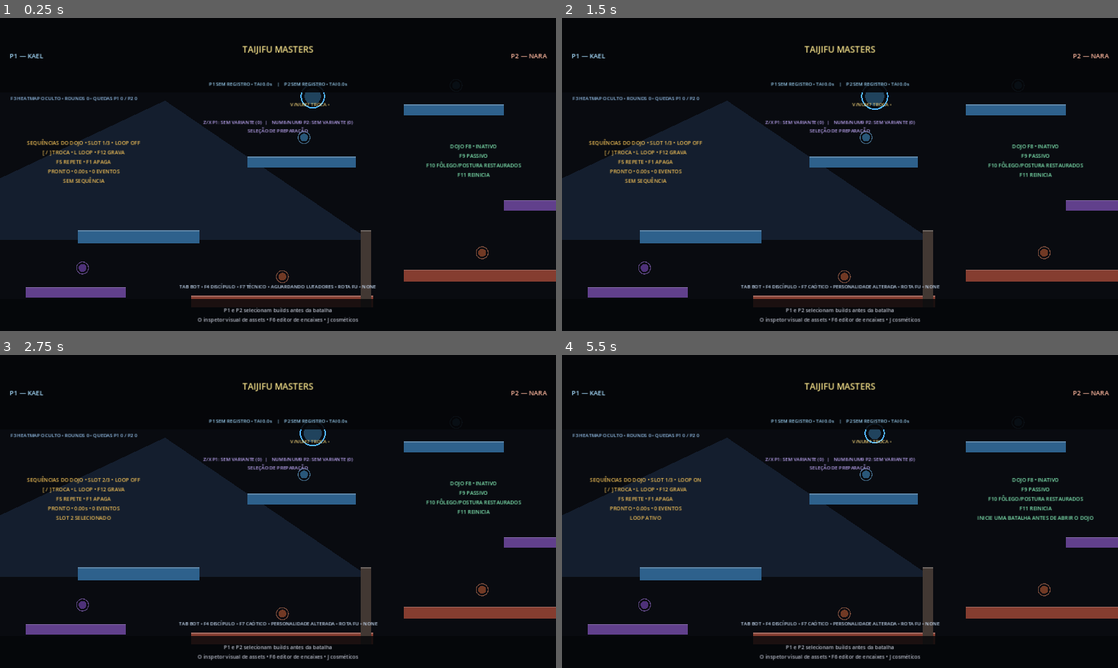
Above: before the commit, frames 1-4 (two rows, left to right).
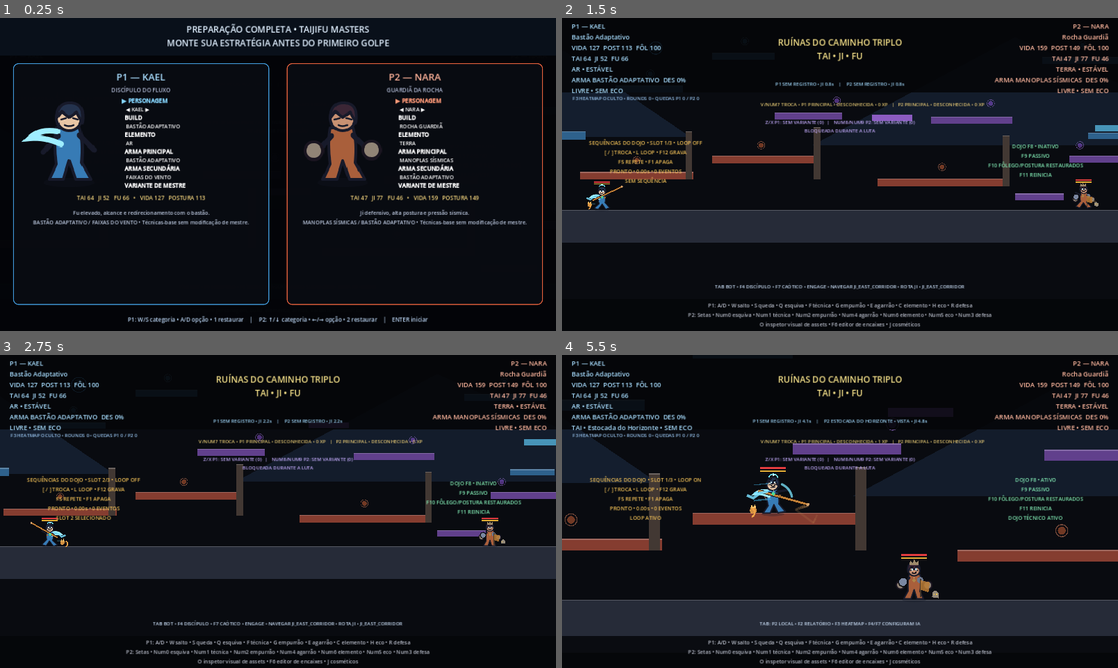
Above: after the commit, the same moments.

Repository: Tehkne-Solutions/taijifu-masters
Game: Godot game, scene res://scenes/main.tscn
The game is run twice, just before and just after one commit, with the same random seed, the same clock (stepped at 60 frames per second) and the same inputs.
Inputs:
- Up to frame 1 (0.25 s): no input
- Up to frame 2 (1.5 s): tap Enter (start_match) at 0.5 s; hold D (p1_right) from 0.53 s (still down); tap K (clear_variant_comparison) at 0.6 s; tap W (p1_jump) at 0.77 s; tap F7 (cycle_bot_personality) at 1.35 s
- Up to frame 3 (2.75 s): tap W (p1_jump) at 1.52 s; release D (p1_right) at 2.03 s; hold A (p1_left) from 2.03 s (still down); tap ] (dojo_next_slot) at 2.1 s
- Up to frame 4 (5.5 s): release A (p1_left) at 2.78 s; hold D (p1_right) 2.78-4.28 s; tap [ (dojo_previous_slot) at 2.85 s; tap W (p1_jump) at 3.02, 3.77, 4.52 s; tap F8 (dojo_toggle) at 3.6 s; hold A (p1_left) 4.28-5.03 s; tap L (dojo_toggle_loop) at 4.35 s; hold D (p1_right) from 5.03 s (still down); tap F (p1_attack) at 5.1 s

The runs differ from the first frame. In frame 1, 31% of the frame differs, in the area x 0-100%, y 1-98%; in frame 2, 36%; in frame 3, 36%; in frame 4, 47%, in the area x 0-100%, y 2-100%.
Error before the commit: Invalid access to property or key 'start_requested' on a base object of type 'null instance'. (res://scripts/main.gd:30)

Commit message:
feat(preparation): integrar tela completa à cena principal

Diff:
--- a/scenes/main.tscn
+++ b/scenes/main.tscn
@@ -20,6 +20,7 @@
 [ext_resource type="Script" path="res://scripts/runtime/attachment_editor_runtime.gd" id="18_attachment_editor"]
 [ext_resource type="Script" path="res://scripts/runtime/cosmetic_loadout_runtime.gd" id="19_cosmetics"]
 [ext_resource type="Script" path="res://scripts/runtime/match_outcome_runtime.gd" id="20_outcome"]
+[ext_resource type="Script" path="res://scripts/runtime/battle_preparation_runtime.gd" id="21_preparation"]
 
 [node name="Main" type="Node2D"]
 script = ExtResource("1_main")
@@ -41,6 +42,9 @@
 
 [node name="MasterTrainingRuntime" type="Node" parent="."]
 script = ExtResource("9_training")
+
+[node name="BattlePreparationRuntime" type="Node" parent="."]
+script = ExtResource("21_preparation")
 
 [node name="VariantLoadoutRuntime" type="Node" parent="."]
 script = ExtResource("10_variant")
Not shown: 1 places in scenes/main.tscn that only renumber resources
